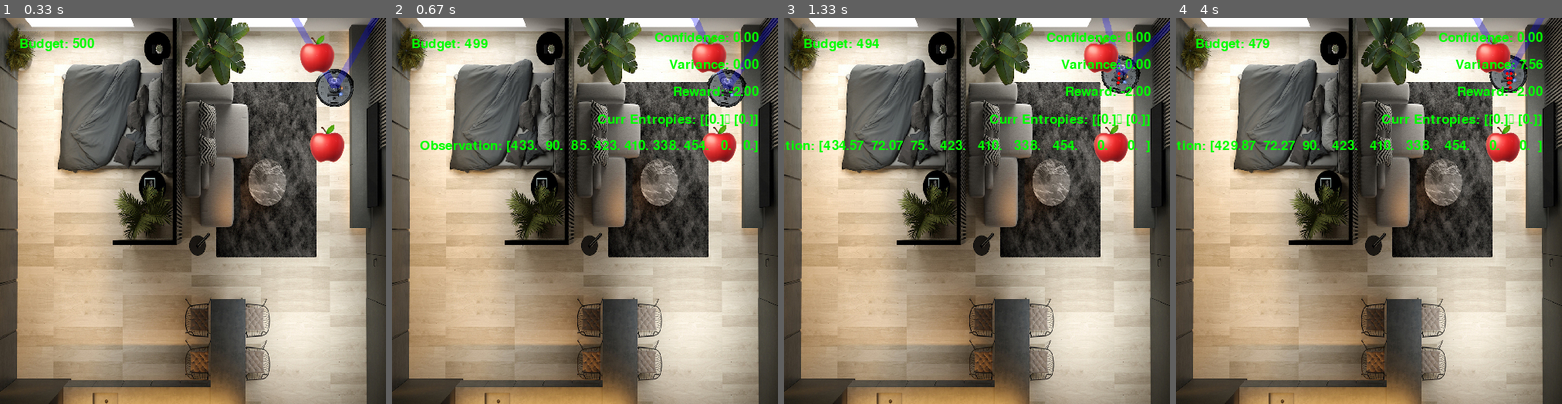
Above: before the commit, frames 1-4 (left to right).
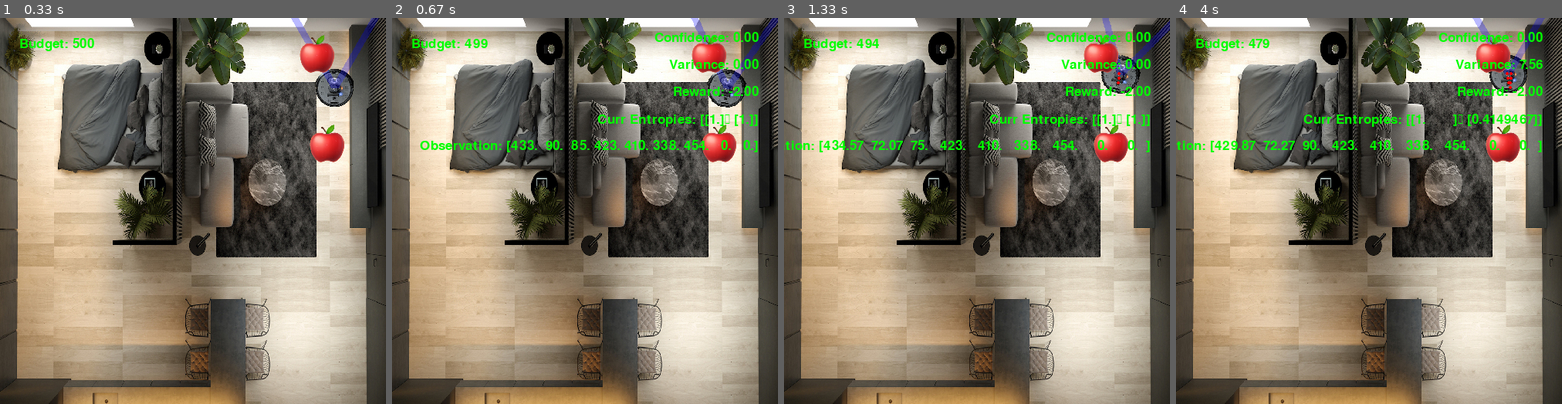
Above: after the commit, the same moments.

Repository: Anwealso/ReLOaD
Game: pygame game, started from reload/simplesim/env_gym.py
The game is run twice, just before and just after one commit, with the same random seed, the same clock (stepped at 60 frames per second) and the same inputs.
Inputs:
- Up to frame 1 (0.33 s): no input
- Up to frame 2 (0.67 s): hold Right from 0.33 s (still down)
- Up to frame 3 (1.33 s): release Right at 0.8 s; hold Up 0.83-1.13 s; tap Space at 0.9, 1.23 s; hold Right from 1.17 s (still down)
- Up to frame 4 (4 s): release Right at 1.63 s; hold Left 1.67-2.2 s; tap Space at 1.73, 2.3, 2.75, 3.27, 3.77 s; hold Down 2.23-2.65 s; hold Left 2.68-3.17 s; hold Up 3.2-3.67 s; hold Right from 3.7 s (still down)

Frame 1 is identical in both runs. In frame 2, less than 0.1% of the frame differs, in the area x 82-92%, y 24-28%; in frame 3, less than 0.1%; in frame 4, 0.9%, in the area x 33-93%, y 24-29%.

Commit message:
Formatted code and tweaked entropy reward to make exploration more appealing

Diff:
--- a/reload/simplesim/env_gym.py
+++ b/reload/simplesim/env_gym.py
@@ -41,14 +41,16 @@
         # # Actions: 0, 1, 2, 3, 4 for do nothing, R, F, L, B
         self.action_space = spaces.Discrete(5)
 
-        max_dist = math.sqrt(2*(self.game.window_size**2))
+        max_dist = math.sqrt(2 * (self.game.window_size**2))
         # Observations (visible state):
         self.observation_space_unflattened = spaces.Dict(
             {
                 "agent": spaces.Box(
                     np.array([0, 0, 0]).astype(np.float32),
-                    np.array([self.game.window_size, self.game.window_size, 359]).astype(np.float32),
-                ), # agent x,y,angle
+                    np.array(
+                        [self.game.window_size, self.game.window_size, 359]
+                    ).astype(np.float32),
+                ),  # agent x,y,angle
                 "targets": spaces.Box(
                     low=-max_dist,
                     high=max_dist,
@@ -71,9 +73,7 @@
 
     def _get_obs(self):
         # Target relative positions (dx,dy)
-        target_info = np.zeros(
-            shape=(3, len(self.game.targets)), dtype=np.float32
-        )
+        target_info = np.zeros(shape=(3, len(self.game.targets)), dtype=np.float32)
         for i, target in enumerate(self.game.targets):
             target_x_cart = target.x
             target_y_cart = self.game.window_size - target.y
@@ -100,10 +100,14 @@
             # target_info[2][i] = targets_seen_status[i]
 
         # Agent x,y,angle
-        agent = np.array([self.game.robot.x, self.game.robot.y, self.game.robot.angle]).astype(np.float32)
+        agent = np.array(
+            [self.game.robot.x, self.game.robot.y, self.game.robot.angle]
+        ).astype(np.float32)
         # agent = np.array([self.game.robot.angle]).astype(np.float32)
 
-        observation =  spaces.utils.flatten(self.observation_space_unflattened, {"agent": agent, "targets": target_info})
+        observation = spaces.utils.flatten(
+            self.observation_space_unflattened, {"agent": agent, "targets": target_info}
+        )
         # observation = spaces.utils.flatten(
         #     self.observation_space_unflattened, {"targets": target_info}
         # )
@@ -162,24 +166,24 @@
         reciprocal_positive = np.reciprocal(
             target_confidence_history,
             where=(target_confidence_history > 0),
-            out=np.zeros_like(target_confidence_history)
+            out=np.zeros_like(target_confidence_history),
         )
         suprises_positive = np.log2(
             reciprocal_positive,
             where=(target_confidence_history > 0),
-            out=np.zeros_like(target_confidence_history)
+            out=np.zeros_like(target_confidence_history),
         )
 
         occurrence_prob_negative = 1 - target_confidence_history
         reciprocal_negative = np.reciprocal(
             occurrence_prob_negative,
             where=(occurrence_prob_negative > 0),
-            out=np.zeros_like(target_confidence_history)
+            out=np.zeros_like(target_confidence_history),
         )
         suprises_negative = np.log2(
             reciprocal_negative,
             where=(reciprocal_negative > 0),
-            out=np.zeros_like(target_confidence_history)
+            out=np.zeros_like(target_confidence_history),
         )
 
         entropy_positive = np.multiply(occurrence_prob, suprises_positive)
@@ -191,11 +195,12 @@
         entropy = np.divide(
             entropy_unnormalised,
             num_observations,
-            where=(num_observations>0),
-            out=np.zeros_like(entropy_unnormalised)
+            where=(num_observations > 0),
+            out=np.zeros_like(entropy_unnormalised),
         )
         # Set entropy to 1 for objects that do not have any observations
-        entropy[entropy == 0] = 0.5
+        entropy[entropy == 0] = 1
+        # TODO: Fix the entropy algorithm so that this can be 0.5 like it should be
 
         return entropy
 
@@ -215,42 +220,41 @@
         The total reward will then be a sum of the reward of each object in
         view (objects out of view contribute zero reward).
         """
+        reward_multiplier = 10
 
         entropies = np.zeros_like(self.game.current_confidences)
         entropy_reward = 0
         for i, target in enumerate(self.game.targets):
-            if self.game.can_see(target):
-                old_entropy = self.get_target_entropy(self.game.confidences[i,:-1]) # all timesteps up until and excluding last
-                new_entropy = self.get_target_entropy(self.game.confidences[i,:]) # all timesteps
-                entropies[i, 0] = new_entropy
-
-                entropy_diff = float(old_entropy - new_entropy)
-
-                # TODO: Test which of these strategies results in the best training (out of: diff or max(0,diff))
-                entropy_reward += max(entropy_diff, 0)
+            # if self.game.can_see(target):
+            old_entropy = self.get_target_entropy(
+                self.game.confidences[i, :-1]
+            )  # all timesteps up until and excluding last
+            new_entropy = self.get_target_entropy(
+                self.game.confidences[i, :]
+            )  # all timesteps
+            entropies[i, 0] = new_entropy
+
+            entropy_diff = float(old_entropy - new_entropy)
+            entropy_reward += max(entropy_diff, 0)
         self.current_entropies = entropies
 
-        entropy_reward = entropy_reward * ((self.game.starting_budget * 2) / self.game.num_targets)
+        # Normalise against vartying budgets and number of targets
+        entropy_reward = entropy_reward * (
+            (self.game.starting_budget * 2) / self.game.num_targets
+        )
+
+        # Add a multiplier to ensure it is worth it for the robot to  seek more
+        # reward even though it entails more movement cost
+        entropy_reward = entropy_reward * reward_multiplier
 
         if verbose > 0:
             print(f"self.game.confidences: {self.game.confidences}")
 
-            # print(f"num_observations: {num_observations}")
-            # print(f"occurrence_prob: {occurrence_prob}")
-            # print(f"occurrence_prob_negative: {occurrence_prob_negative}")
-
-            # print(f"reciprocal_positive: {reciprocal_positive}")
-            # print(f"reciprocal_negative: {reciprocal_negative}")
-
-            # print(f"suprises_positive: {suprises_positive}")
-            # print(f"suprises_negative: {suprises_negative}")
-
-            # print(f"entropy_positive: {entropy_positive}")
-            # print(f"entropy_negative: {entropy_negative}")
-
             print(f"old_entropy: {old_entropy}")
             print(f"new_entropy: {new_entropy}")
-            print(f"====================== entropy_reward: {entropy_reward} ======================")
+            print(
+                f"====================== entropy_reward: {entropy_reward} ======================"
+            )
             print("\n")
 
         return entropy_reward
@@ -393,14 +397,13 @@
             reward = self._get_reward(action)
             obs = self._get_obs()
 
-
             # Get the the set of all correct observations for each target
             correct_obs_confidences = np.zeros_like(self.game.confidences)
             correct_obs_confidences = np.add(
                 correct_obs_confidences,
                 self.game.confidences,
                 where=(self.game.confidences > 0.5),
-                out=np.zeros_like(self.game.confidences)
+                out=np.zeros_like(self.game.confidences),
             )
             # The sum confidences of each target over all time
             target_sum_confidences = np.sum(
@@ -409,7 +412,6 @@
                 axis=1,
             )
             variance = float(np.var(target_sum_confidences))
-
 
             # Show info on scoreboard
             self.game.set_scoreboard(
